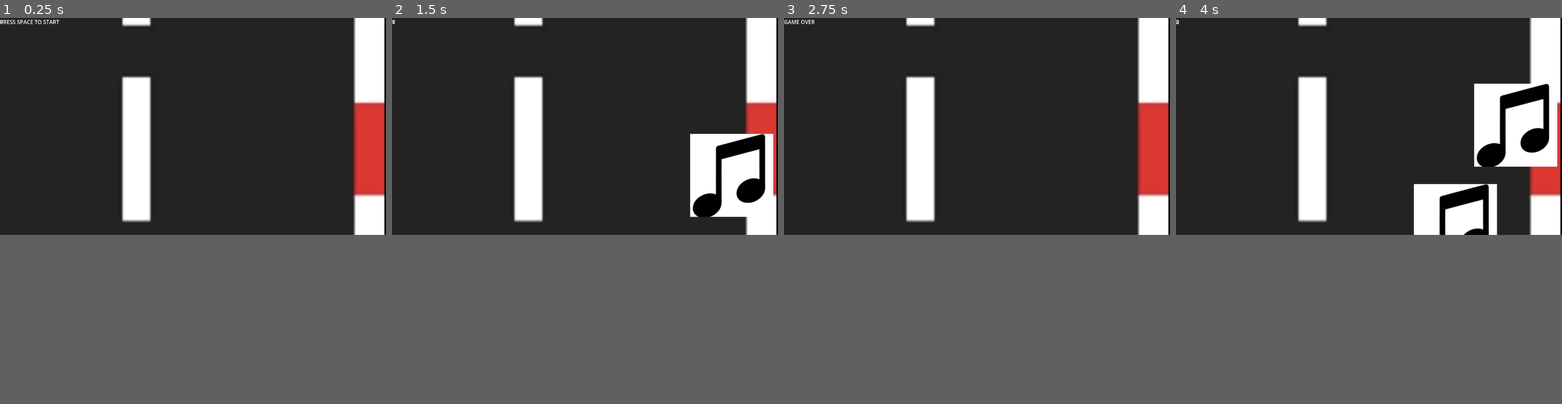
Above: before the commit, frames 1-4 (left to right).
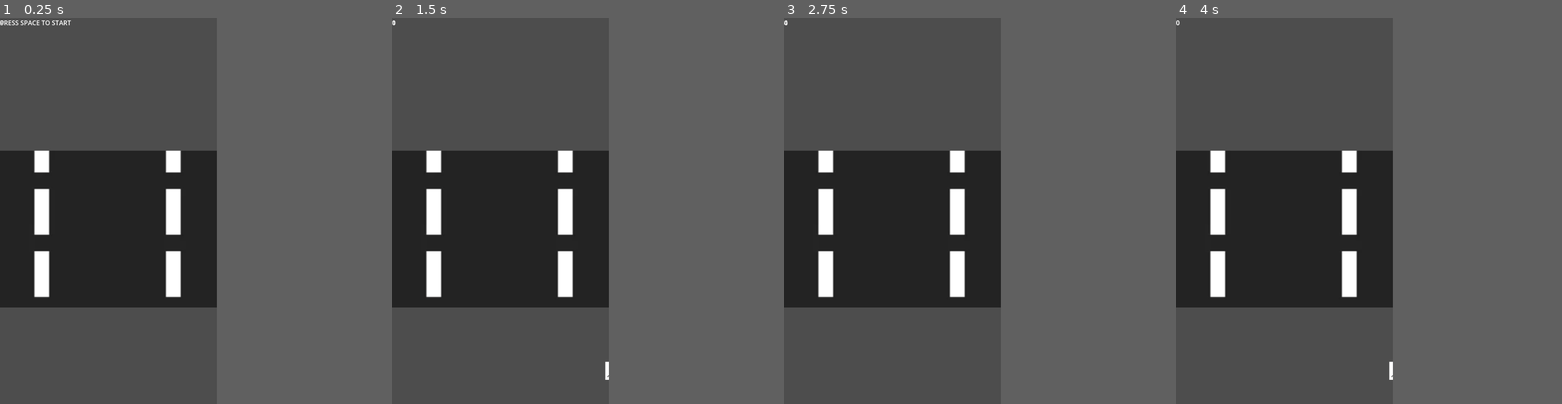
Above: after the commit, the same moments.

Repository: Junayed467/Capstone
Game: Godot game, scene res://MainGame.tscn
Same seed, same stepped clock (60 frames per second), same inputs: the game is played once before the commit and once after it.
Inputs:
- Up to frame 1 (0.25 s): no input
- Up to frame 2 (1.5 s): tap Space (restart) at 0.5 s; hold Right (move_right) 0.53-1.28 s; hold Left (move_left) from 1.28 s (still down)
- Up to frame 3 (2.75 s): release Left (move_left) at 2.03 s; hold Right (move_right) from 2.03 s (still down)
- Up to frame 4 (4 s): tap Space (restart) at 2.75 s; release Right (move_right) at 3.53 s; hold Left (move_left) from 3.53 s (still down)
The window is 799x449 before the commit and 449x799 after it. Grey fills any space a smaller window leaves; there, only what the larger window draws over its background counts as a difference.

The runs differ from the first frame. In frame 1, 37% of the frame differs, in the area x 0-100%, y 0-75%; in frame 2, 40%; in frame 3, 37%; in frame 4, 43%, in the area x 0-100%, y 0-94%.

Commit message:
commit changes

Diff:
--- a/capstone/MainGame.gd
+++ b/capstone/MainGame.gd
@@ -9,6 +9,7 @@
 var game_active: bool = false
 
 func _ready():
+	randomize()
 	# Register this node to the "game_manager" group so Obstacles can find it
 	add_to_group("game_manager")
 
--- a/capstone/MainGame.tscn
+++ b/capstone/MainGame.tscn
@@ -8,28 +8,29 @@
 [ext_resource type="AudioStream" uid="uid://be30xqdgmlr2b" path="res://ambient-simplicity-136218.mp3" id="5_8qpgq"]
 
 [sub_resource type="RectangleShape2D" id="RectangleShape2D_bqqt8"]
-size = Vector2(3116, 20)
+size = Vector2(279.375, 191.4375)
 
 [node name="MainGame" type="Node2D"]
 script = ExtResource("1_ws5ob")
 obstacle_scene = ExtResource("2_bqqt8")
 
 [node name="Sprite2D" type="Sprite2D" parent="."]
-position = Vector2(42, -30)
-scale = Vector2(2.541, 3)
+position = Vector2(270, 525.15247)
+scale = Vector2(1.124, 0.7952959)
 texture = ExtResource("1_e3m3f")
 
 [node name="Player" type="CharacterBody2D" parent="."]
 position = Vector2(-727, 68)
+scale = Vector2(0.3, 0.3)
 script = ExtResource("4_pv6b4")
 
 [node name="Sprite2D" type="Sprite2D" parent="Player"]
-position = Vector2(740, 235.99988)
-scale = Vector2(0.8764205, 0.68624145)
+position = Vector2(963.00006, 524)
+scale = Vector2(0.262, 0.25)
 texture = ExtResource("2_ws5ob")
 
 [node name="CollisionShape2D" type="CollisionShape2D" parent="Player"]
-position = Vector2(1548, 0)
+position = Vector2(943, 527)
 shape = SubResource("RectangleShape2D_bqqt8")
 
 [node name="CanvasLayer" type="CanvasLayer" parent="."]
--- a/capstone/Obstacle.tscn
+++ b/capstone/Obstacle.tscn
@@ -4,13 +4,15 @@
 [ext_resource type="Texture2D" uid="uid://v5y415gjjcmf" path="res://Obstacle Visual.png" id="2_0pemi"]
 
 [sub_resource type="CircleShape2D" id="CircleShape2D_o4784"]
-radius = 148.95973
+radius = 89.026855
 
 [node name="Obstacle" type="Area2D"]
+scale = Vector2(0.75, 0.75)
 script = ExtResource("1_qaun2")
 
 [node name="Sprite2D" type="Sprite2D" parent="."]
 position = Vector2(564, 300)
+scale = Vector2(0.2, 0.2)
 texture = ExtResource("2_0pemi")
 
 [node name="CollisionShape2D" type="CollisionShape2D" parent="."]
@@ -18,8 +20,8 @@
 shape = SubResource("CircleShape2D_o4784")
 
 [node name="VisibleOnScreenNotifier2D" type="VisibleOnScreenNotifier2D" parent="."]
-position = Vector2(472, 148)
-rect = Rect2(-10, 20, 212, 258)
+position = Vector2(525.3333, 232)
+rect = Rect2(-10, 20, 108, 101)
 
 [connection signal="body_entered" from="." to="." method="_on_body_entered"]
 [connection signal="screen_exited" from="VisibleOnScreenNotifier2D" to="." method="_on_visible_on_screen_notifier_2d_screen_exited"]
--- a/capstone/player.gd
+++ b/capstone/player.gd
@@ -8,7 +8,8 @@
 
 func _ready():
 	# Snap to starting position
-	position = Vector2(lane_positions[current_lane], 800)
+	position = Vector2(lane_positions[current_lane], 720)
+
 
 func _input(event):
 	if Input.is_action_just_pressed("move_left"):
--- a/capstone/project.godot
+++ b/capstone/project.godot
@@ -14,6 +14,11 @@
 run/main_scene="uid://kwlxmtcx63sv"
 config/features=PackedStringArray("4.5", "Forward Plus")
 config/icon="res://icon.svg"
+
+[display]
+
+window/size/viewport_width=540
+window/size/viewport_height=960
 
 [input]
 
